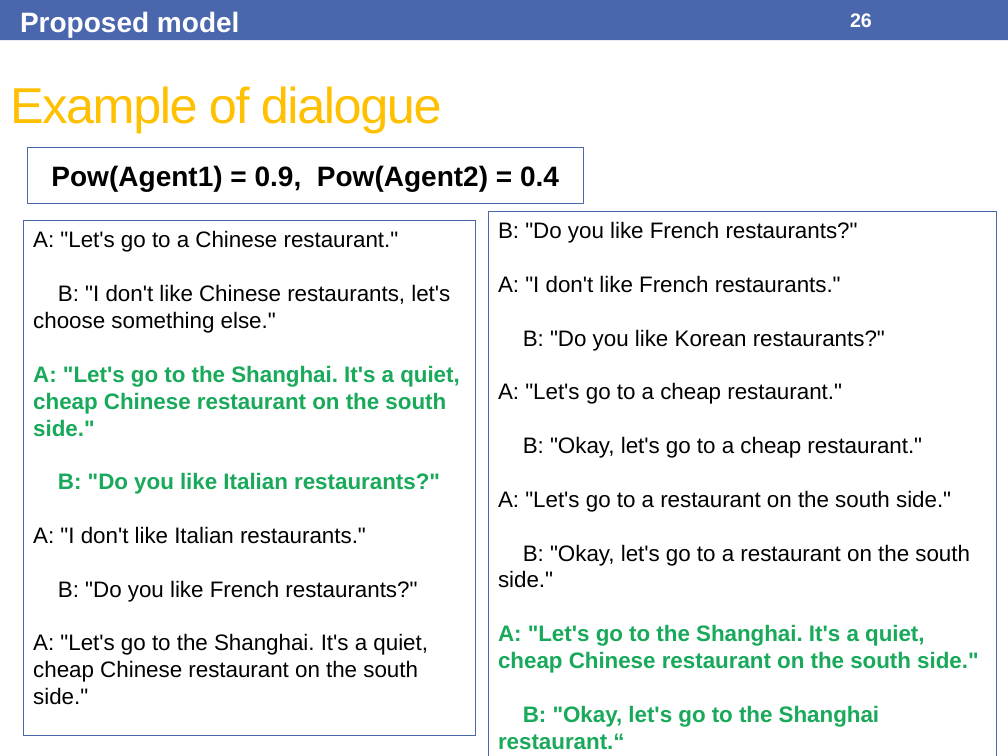
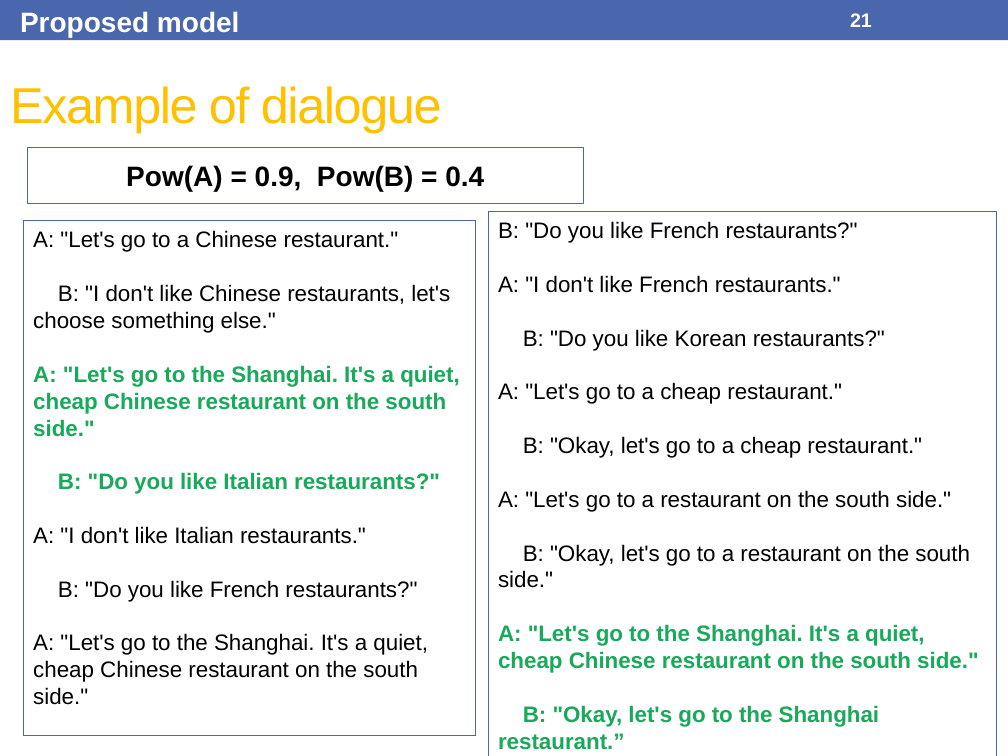
Before and after one commit to Olydia/Discolog, a slide deck: slide 21 of papers/Presentations/IVA17/IVA17.pptx (slide 26 before the commit). Drawn at 1008x756 pixels with LibreOffice and Linux fonts; fonts in the diff are those of the drawing. Boxes give left, top, right and bottom in pixels: in the first picture for what was removed or moved away, otherwise in the second. Text is boxed around its words. In the diff, an @@ line names an element or a change of style, - is before the commit and + after.

```diff
--- a/papers/Presentations/IVA17/IVA17.pptx
+++ b/papers/Presentations/IVA17/IVA17.pptx
@@ page number at (850, 13, 872, 27): text changed @@
-26
+21
@@ text in rectangle at (126, 165, 484, 191): text changed @@
-Pow(Agent1) = 0.9, Pow(Agent2) = 0.4
+Pow(A) = 0.9, Pow(B) = 0.4
```
Also in this commit, not shown: 21 other slides changed, 5 slides added, 7 slides removed, 5 other files.
